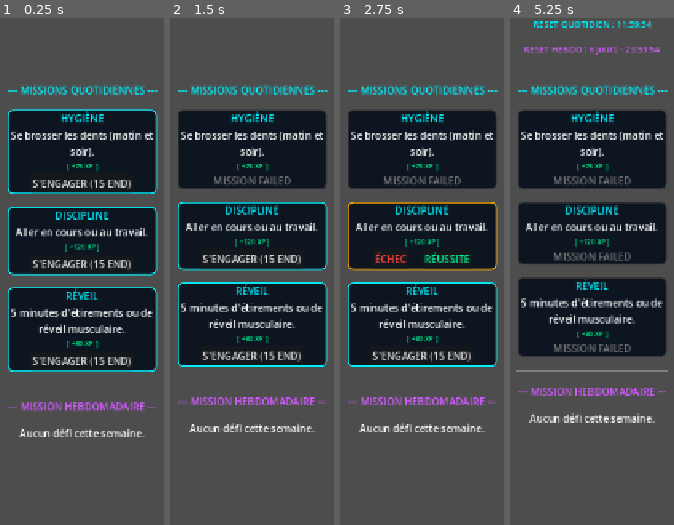
Above: before the commit, frames 1-4 (left to right).
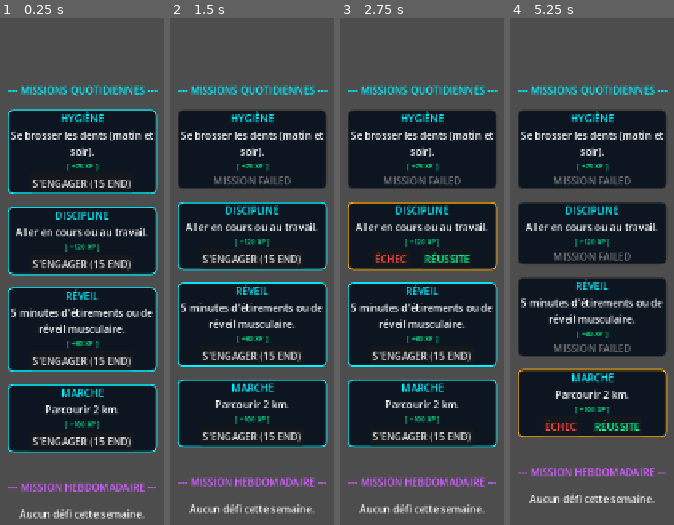
Above: after the commit, the same moments.

Repository: Argoht/Jeu
Game: Godot game, scene res://Scenes/MissionsUI.tscn
Two runs of this game, one before a commit and one after it. Both use one fixed random seed, a clock stepped at 60 frames per second and the inputs below.
Inputs (mouse positions are in pixels of both pictures, inside the frame that each line leads up to):
- Up to frame 1 (0.25 s): no input
- Up to frame 2 (1.5 s): click "S'ENGAGER (15 END)" at 0.5 s; click "ÉCHEC" at 1.25 s
- Up to frame 3 (2.75 s): click "S'ENGAGER (15 END)" at 2 s
- Up to frame 4 (5.25 s): click "ÉCHEC" at 2.75 s; click "S'ENGAGER (15 END)" at 3.5 s; click "ÉCHEC" at 4.25 s; click (592, 428) at 5 s, where only the run after the commit has a clickable "S'ENGAGER (15 END)"

The runs differ from the first frame. In frame 1, 14% of the frame differs, in the area x 4-97%, y 72-99%; in frame 2, 14%; in frame 3, 14%; in frame 4, 15%, in the area x 3-97%, y 0-96%.

Commit message:
fix: ATK/DEF update after stat reward + dead code + 10 mission progressions
- Fix process_mission_result(): call update_derived_stats() after stat gained
  so ATK and DEF reflect STR/VIT increases immediately
- Remove unused signal tab_changed from GlobalEngine
- Remove dead get_adapted_xp() from MissionData
- Fix s_hebdo_eveil: had reward_stat_amount=5 without reward_stat, added WIL
- Add 10 progression variants for cold shower, breathing, meditation:
  Cold shower: E (1min), D (2min), C (5min) bridging F→B
  Breathing: E (10min), D (1 cardiac), C (2 cardiac), B (3 cardiac) bridging F→A/S
  Meditation: E (15min), C (30min), A (45min) bridging F+D→S

https://claude.ai/code/session_019T2txxZBcmxeHzpZfuDRYS

Diff:
--- /dev/null
+++ b/jeu/Data/Missions/a_meditation.tres
@@ -0,0 +1,14 @@
+[gd_resource type="Resource" script_class="MissionData" format=3 uid="uid://a06medit"]
+
+[ext_resource type="Script" uid="uid://7q6sivsis1nj" path="res://Scripts/MissionData.gd" id="1_a06md"]
+
+[resource]
+script = ExtResource("1_a06md")
+id = "a_meditation"
+title = "Vide Mental"
+description = "Méditer 45 minutes avec une concentration totale, sans guide ni musique."
+rank = 5
+req_wis = 38
+base_xp = 5000
+reward_stat = 5
+reward_stat_amount = 2
--- /dev/null
+++ b/jeu/Data/Missions/b_respiration.tres
@@ -0,0 +1,14 @@
+[gd_resource type="Resource" script_class="MissionData" format=3 uid="uid://b05resp"]
+
+[ext_resource type="Script" uid="uid://7q6sivsis1nj" path="res://Scripts/MissionData.gd" id="1_b05rs"]
+
+[resource]
+script = ExtResource("1_b05rs")
+id = "b_respiration"
+title = "Protocole Respiratoire"
+description = "Faire trois sessions de cohérence cardiaque réparties sur la journée."
+rank = 4
+req_wis = 28
+base_xp = 2500
+reward_stat = 5
+reward_stat_amount = 2
--- /dev/null
+++ b/jeu/Data/Missions/c_douche_froide.tres
@@ -0,0 +1,14 @@
+[gd_resource type="Resource" script_class="MissionData" format=3 uid="uid://c03dcfr"]
+
+[ext_resource type="Script" uid="uid://7q6sivsis1nj" path="res://Scripts/MissionData.gd" id="1_c03dc"]
+
+[resource]
+script = ExtResource("1_c03dc")
+id = "c_douche_froide"
+title = "Immersion Glaciale"
+description = "Prendre une douche entièrement froide de 5 minutes minimum."
+rank = 3
+req_wil = 15
+base_xp = 1100
+reward_stat = 8
+reward_stat_amount = 1
--- /dev/null
+++ b/jeu/Data/Missions/c_meditation.tres
@@ -0,0 +1,14 @@
+[gd_resource type="Resource" script_class="MissionData" format=3 uid="uid://c05medit"]
+
+[ext_resource type="Script" uid="uid://7q6sivsis1nj" path="res://Scripts/MissionData.gd" id="1_c05md"]
+
+[resource]
+script = ExtResource("1_c05md")
+id = "c_meditation"
+title = "Présence Profonde"
+description = "Méditer 30 minutes sans interruption en observant les pensées sans s'y attacher."
+rank = 3
+req_wil = 15
+base_xp = 1300
+reward_stat = 8
+reward_stat_amount = 1
--- /dev/null
+++ b/jeu/Data/Missions/c_respiration.tres
@@ -0,0 +1,14 @@
+[gd_resource type="Resource" script_class="MissionData" format=3 uid="uid://c04resp"]
+
+[ext_resource type="Script" uid="uid://7q6sivsis1nj" path="res://Scripts/MissionData.gd" id="1_c04rs"]
+
+[resource]
+script = ExtResource("1_c04rs")
+id = "c_respiration"
+title = "Double Cohérence"
+description = "Faire deux sessions de cohérence cardiaque dans la journée."
+rank = 3
+req_wis = 14
+base_xp = 1200
+reward_stat = 5
+reward_stat_amount = 1
--- /dev/null
+++ b/jeu/Data/Missions/d_douche_froide.tres
@@ -0,0 +1,14 @@
+[gd_resource type="Resource" script_class="MissionData" format=3 uid="uid://d02dcfr"]
+
+[ext_resource type="Script" uid="uid://7q6sivsis1nj" path="res://Scripts/MissionData.gd" id="1_d02dc"]
+
+[resource]
+script = ExtResource("1_d02dc")
+id = "d_douche_froide"
+title = "Baptême du Froid"
+description = "Terminer sa douche avec 2 minutes entières d'eau froide."
+rank = 2
+req_wil = 6
+base_xp = 450
+reward_stat = 8
+reward_stat_amount = 1
--- /dev/null
+++ b/jeu/Data/Missions/d_respiration.tres
@@ -0,0 +1,14 @@
+[gd_resource type="Resource" script_class="MissionData" format=3 uid="uid://d03resp"]
+
+[ext_resource type="Script" uid="uid://7q6sivsis1nj" path="res://Scripts/MissionData.gd" id="1_d03rs"]
+
+[resource]
+script = ExtResource("1_d03rs")
+id = "d_respiration"
+title = "Cohérence Cardiaque"
+description = "Faire une session de cohérence cardiaque (5 minutes, 5 respirations/minute)."
+rank = 2
+req_wis = 6
+base_xp = 550
+reward_stat = 5
+reward_stat_amount = 1
--- /dev/null
+++ b/jeu/Data/Missions/e_douche_froide.tres
@@ -0,0 +1,13 @@
+[gd_resource type="Resource" script_class="MissionData" format=3 uid="uid://e01dcfr"]
+
+[ext_resource type="Script" uid="uid://7q6sivsis1nj" path="res://Scripts/MissionData.gd" id="1_e01dc"]
+
+[resource]
+script = ExtResource("1_e01dc")
+id = "e_douche_froide"
+title = "Endurance Froide"
+description = "Terminer sa douche avec 1 minute entière d'eau froide."
+rank = 1
+base_xp = 180
+reward_stat = 8
+reward_stat_amount = 1
--- /dev/null
+++ b/jeu/Data/Missions/e_meditation.tres
@@ -0,0 +1,13 @@
+[gd_resource type="Resource" script_class="MissionData" format=3 uid="uid://e03medit"]
+
+[ext_resource type="Script" uid="uid://7q6sivsis1nj" path="res://Scripts/MissionData.gd" id="1_e03md"]
+
+[resource]
+script = ExtResource("1_e03md")
+id = "e_meditation"
+title = "Silence Intérieur"
+description = "Méditer 15 minutes en restant immobile et en recentrant l'attention à chaque distraction."
+rank = 1
+base_xp = 230
+reward_stat = 8
+reward_stat_amount = 1
--- /dev/null
+++ b/jeu/Data/Missions/e_respiration.tres
@@ -0,0 +1,13 @@
+[gd_resource type="Resource" script_class="MissionData" format=3 uid="uid://e02resp"]
+
+[ext_resource type="Script" uid="uid://7q6sivsis1nj" path="res://Scripts/MissionData.gd" id="1_e02rs"]
+
+[resource]
+script = ExtResource("1_e02rs")
+id = "e_respiration"
+title = "Souffle Étendu"
+description = "Faire 10 minutes d'exercices de respiration contrôlée."
+rank = 1
+base_xp = 200
+reward_stat = 5
+reward_stat_amount = 1
--- a/jeu/Data/Missions/s_hebdo_eveil.tres
+++ b/jeu/Data/Missions/s_hebdo_eveil.tres
@@ -11,4 +11,5 @@
 type = 1
 req_wil = 80
 base_xp = 25000
+reward_stat = 8
 reward_stat_amount = 5
--- a/jeu/Scripts/GlobalEngine.gd
+++ b/jeu/Scripts/GlobalEngine.gd
@@ -3,7 +3,9 @@
 signal stats_updated
 signal leveled_up(new_level)
 signal xp_gained(amount)
-signal tab_changed(tab_name)
+signal mission_completed(xp_amount, stat_name, stat_amount)
+signal mission_failed(hp_lost)
+signal missions_changed
 
 const SAVE_PATH = "user://save_game.dat"
 
@@ -24,13 +26,19 @@
 var current_tab: String = "missions"
 
 # --- CYCLES DU SYSTÈME ---
-var reset_duration: float = 43200.0 # 12 heures
+var reset_duration: float = 14400.0 # 4 heures
 var time_until_reset: float = reset_duration
 
 var weekly_reset_duration: float = 604800.0 # 7 jours
 var time_until_weekly_reset: float = weekly_reset_duration
 
 var auto_save_timer: float = 0.0
+
+# --- RÉGÉNÉRATION ---
+const HP_REGEN_RATE: float = 5.0 / 3600.0  # +5 HP par heure
+const END_REGEN_RATE: float = 10.0 / 3600.0 # +10 END par heure (END se dépense plus vite)
+var _hp_regen_acc: float = 0.0
+var _end_regen_acc: float = 0.0
 
 var stats: Dictionary = {
 	"str": 1, "dex": 1, "vit": 1, "int": 1,
@@ -64,6 +72,26 @@
 	if auto_save_timer >= 30.0:
 		auto_save_timer = 0.0
 		save_game()
+
+	if hp < max_hp:
+		_hp_regen_acc += delta * HP_REGEN_RATE
+		if _hp_regen_acc >= 1.0:
+			var gain = int(_hp_regen_acc)
+			hp = min(max_hp, hp + gain)
+			_hp_regen_acc -= gain
+			stats_updated.emit()
+	else:
+		_hp_regen_acc = 0.0
+
+	if end < max_end:
+		_end_regen_acc += delta * END_REGEN_RATE
+		if _end_regen_acc >= 1.0:
+			var gain = int(_end_regen_acc)
+			end = min(max_end, end + gain)
+			_end_regen_acc -= gain
+			stats_updated.emit()
+	else:
+		_end_regen_acc = 0.0
 
 func load_all_missions() -> void:
 	var path = "res://Data/Missions/"
@@ -118,13 +146,16 @@
 		var elapsed = current_time - float(save_data.get("last_save_time", current_time))
 		time_until_reset = max(0, float(save_data.get("time_until_reset", reset_duration)) - elapsed)
 		time_until_weekly_reset = max(0, float(save_data.get("time_until_weekly_reset", weekly_reset_duration)) - elapsed)
+		# Régén hors-ligne : applique les HP/END gagnés pendant l'absence
+		hp = min(max_hp, hp + int(elapsed * HP_REGEN_RATE))
+		end = min(max_end, end + int(elapsed * END_REGEN_RATE))
 
 func generate_missions():
 	var rank_int = get_rank_index(lvl)
 	if available_missions.is_empty():
 		var daily_pool = all_missions.values().filter(func(m): return m.type == 0 and m.rank <= rank_int)
 		daily_pool.shuffle()
-		for i in range(min(3, daily_pool.size())):
+		for i in range(min(5, daily_pool.size())):
 			available_missions.append({"id": daily_pool[i].id, "status": "available", "end_cost": 15})
 
 	if available_weekly_missions.is_empty():
@@ -137,6 +168,7 @@
 func accept_mission(mission_dict: Dictionary) -> bool:
 	var m_data = all_missions.get(mission_dict.id)
 	if not m_data: return false
+	if hp <= 0: return false
 	if end < mission_dict.end_cost: return false
 
 	# req_end dans MissionData correspond à la stat "vit" (vitalité/endurance)
@@ -160,14 +192,21 @@
 	if success:
 		xp += m_data.base_xp
 		xp_gained.emit(m_data.base_xp)
+		var stat_name   = ""
+		var stat_amount = 0
 		if m_data.reward_stat != 0:
 			var stat_keys = ["", "str", "dex", "vit", "int", "wis", "cha", "per", "wil"]
-			stats[stat_keys[m_data.reward_stat]] += m_data.reward_stat_amount
+			stat_name   = stat_keys[m_data.reward_stat]
+			stat_amount = m_data.reward_stat_amount
+			stats[stat_name] += stat_amount
+			update_derived_stats()
+		mission_completed.emit(m_data.base_xp, stat_name, stat_amount)
 		mission_dict["status"] = "completed"
 		check_level_up()
 	else:
 		hp = max(0, hp - 20)
 		mission_dict["status"] = "failed"
+		mission_failed.emit(20)
 	stats_updated.emit()
 	save_game()
 
@@ -175,11 +214,13 @@
 	time_until_reset = reset_duration
 	available_missions.clear()
 	generate_missions()
+	missions_changed.emit()
 
 func reset_weekly_missions():
 	time_until_weekly_reset = weekly_reset_duration
 	available_weekly_missions.clear()
 	generate_missions()
+	missions_changed.emit()
 
 func get_time_string() -> String:
 	var ts = int(time_until_reset)
@@ -205,12 +246,44 @@
 func get_rank_by_level(l):
 	return ["F", "E", "D", "C", "B", "A", "S"][get_rank_index(l)]
 
+const XP_TABLE: Array = [
+	100, 120, 140, 160, 180, 200, 230, 260, 300, 350,
+	400, 450, 500, 560, 620, 680, 750, 820, 900, 980,
+	1060, 1150, 1240, 1340, 1450, 1560, 1680, 1810, 1950, 2100,
+	2260, 2430, 2610, 2800, 3000, 3210, 3430, 3660, 3900, 4150,
+	4410, 4680, 4960, 5250, 5550, 5860, 6180, 6510, 6850, 7200,
+	7560, 7930, 8310, 8700, 9100, 9510, 9930, 10360, 10800, 11250,
+	11710, 12180, 12660, 13150, 13650, 14160, 14680, 15210, 15750, 16300,
+	16860, 17430, 18010, 18600, 19200, 19810, 20430, 21060, 21700, 22350,
+	23010, 23680, 24360, 25050, 25750, 26460, 27180, 27910, 28650, 29400,
+	30160, 30930, 31710, 32500, 33300, 34110, 34930, 35760, 36600
+]
+
+func get_xp_for_level(l: int) -> int:
+	if l >= 100: return 999999
+	return XP_TABLE[clampi(l - 1, 0, 98)]
+
 func check_level_up():
-	while xp >= (lvl * 100):
-		xp -= (lvl * 100)
+	while lvl < 100 and xp >= get_xp_for_level(lvl):
+		xp -= get_xp_for_level(lvl)
 		lvl += 1
 		stat_points += 3
 		leveled_up.emit(lvl)
+
+# --- DEBUG ---
+func debug_reset_daily():
+	time_until_reset = 0.0
+
+func debug_reset_weekly():
+	time_until_weekly_reset = 0.0
+
+func debug_add_level():
+	lvl += 1
+	stat_points += 3
+	update_derived_stats()
+	leveled_up.emit(lvl)
+	save_game()
+	stats_updated.emit()
 
 func add_stat(stat_name: String):
 	if stat_points > 0 and stats.has(stat_name):
--- a/jeu/Scripts/MissionData.gd
+++ b/jeu/Scripts/MissionData.gd
@@ -27,8 +27,3 @@
 @export var base_xp: int = 50
 @export var reward_stat: Stat = Stat.AUCUNE
 @export var reward_stat_amount: int = 0
-
-## Cette fonction servira plus tard pour le système d'adaptation dynamique
-func get_adapted_xp(player_rank: int) -> int:
-	# La logique de calcul du multiplicateur d'XP selon l'écart de rang ira ici
-	return base_xp
